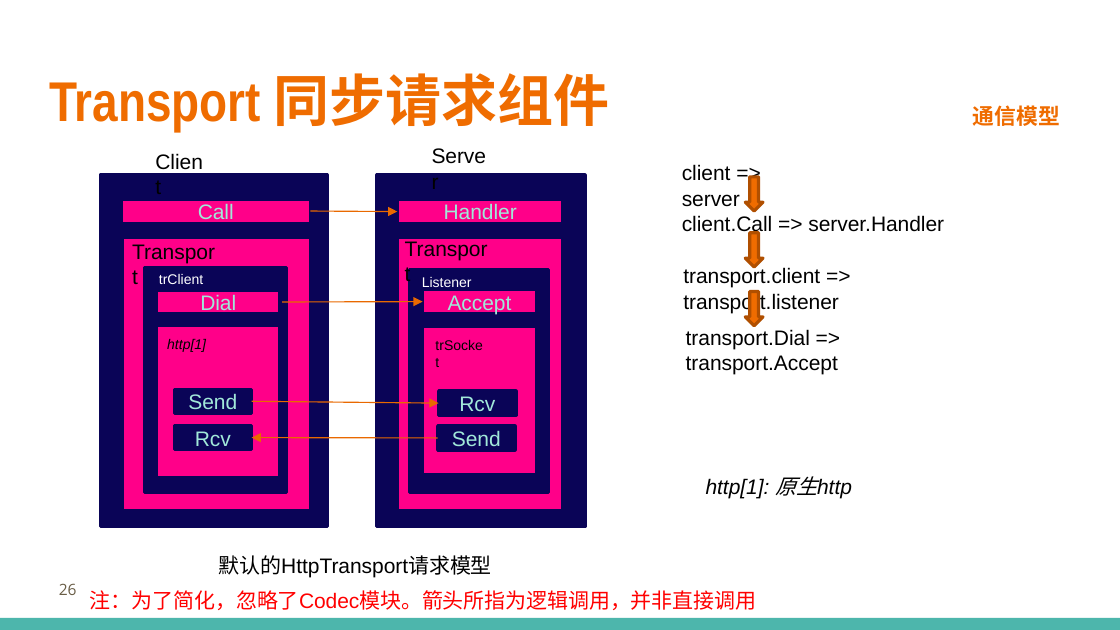
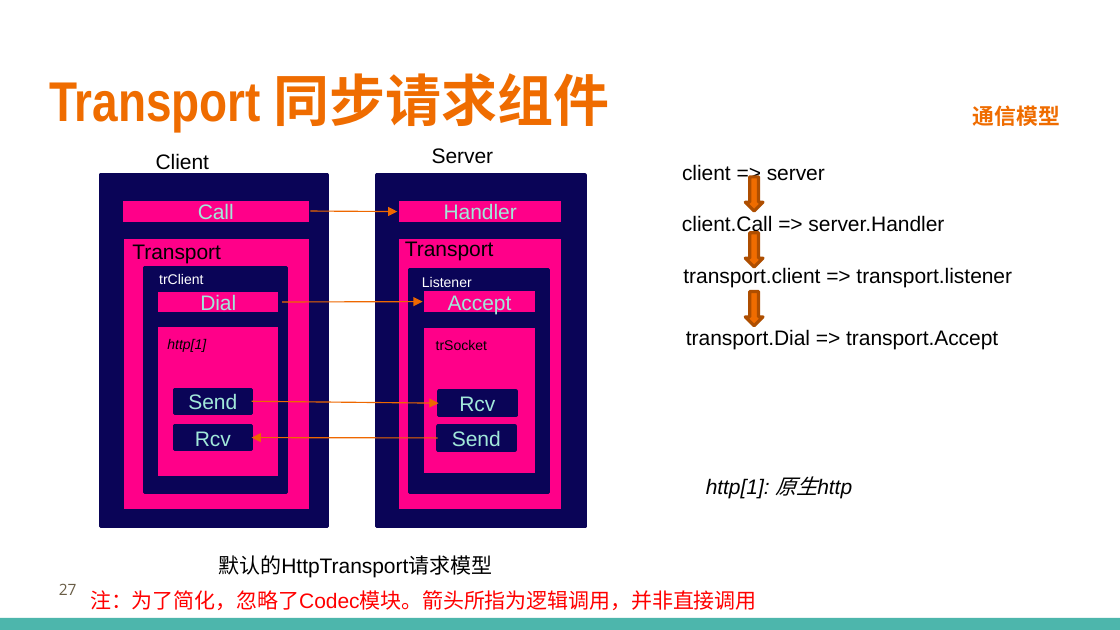
Before and after one commit to printfcoder/stack-rpc-tutorials, a slide deck: slide 27 of others/share/learning-go/【第一期】Go-Micro框架设计.pptx (slide 26 before the commit). Drawn at 1120x630 pixels with LibreOffice and Linux fonts; fonts in the diff are those of the drawing; background and template pictures are left out. Boxes give left, top, right and bottom in pixels: in the first picture for what was removed or moved away, otherwise in the second. Text is boxed around its words. In the diff, an @@ line names an element or a change of style, - is before the commit and + after.

```diff
--- a/others/share/learning-go/【第一期】Go-Micro框架设计.pptx
+++ b/others/share/learning-go/【第一期】Go-Micro框架设计.pptx
@@ text "Client" rewrapped from (144, 143, 217, 180) to (156, 153, 209, 174) @@
@@ text "Server" rewrapped from (682, 194, 740, 207) to (432, 148, 494, 164) @@
@@ text "client => server" rewrapped from (682, 164, 731, 181) to (682, 164, 825, 181) @@
@@ text "Transport" rewrapped from (121, 233, 226, 270) to (132, 244, 221, 263) @@
@@ text "Transport" rewrapped from (49, 82, 261, 131) to (405, 241, 494, 261) @@
@@ text "transport.client => transport.listener" rewrapped from (683, 267, 839, 313) to (683, 267, 1012, 288) @@
@@ down arrow at (745, 291, 763, 326): outline #B15000 2 pt to #AE4E00 2 pt; proportions changed @@
@@ text "transport.Dial => transport.Accept" rewrapped from (686, 329, 838, 374) to (686, 329, 998, 349) @@
@@ text "trSocket" rewrapped from (424, 332, 495, 360) to (436, 340, 487, 350) @@
@@ arrow (252, 401) - (439, 403): stroke #EA6A00 0.75 pt to #EE6800 0.75 pt @@
@@ page number at (59, 583, 77, 595): text changed @@
-26
+27
```
Also in this commit, not shown: 23 other slides changed, 1 slide added, 1 slide removed, 1 other file.
